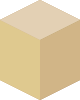
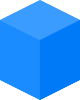
Layers edited between the first and the second 80 x 100 image:
added layer "Hue/Saturation 1" above "Vector Smart Object copy 3" over (0, 0, 80, 100)
hid "Vector Smart Object copy 3" over (0, 0, 80, 100)
hid "Vector Smart Object" (1st of 3) over (0, 0, 80, 100)
hid "Vector Smart Object copy" over (0, 0, 80, 52)
hid "Vector Smart Object" (2nd of 3) over (0, 0, 80, 52)
